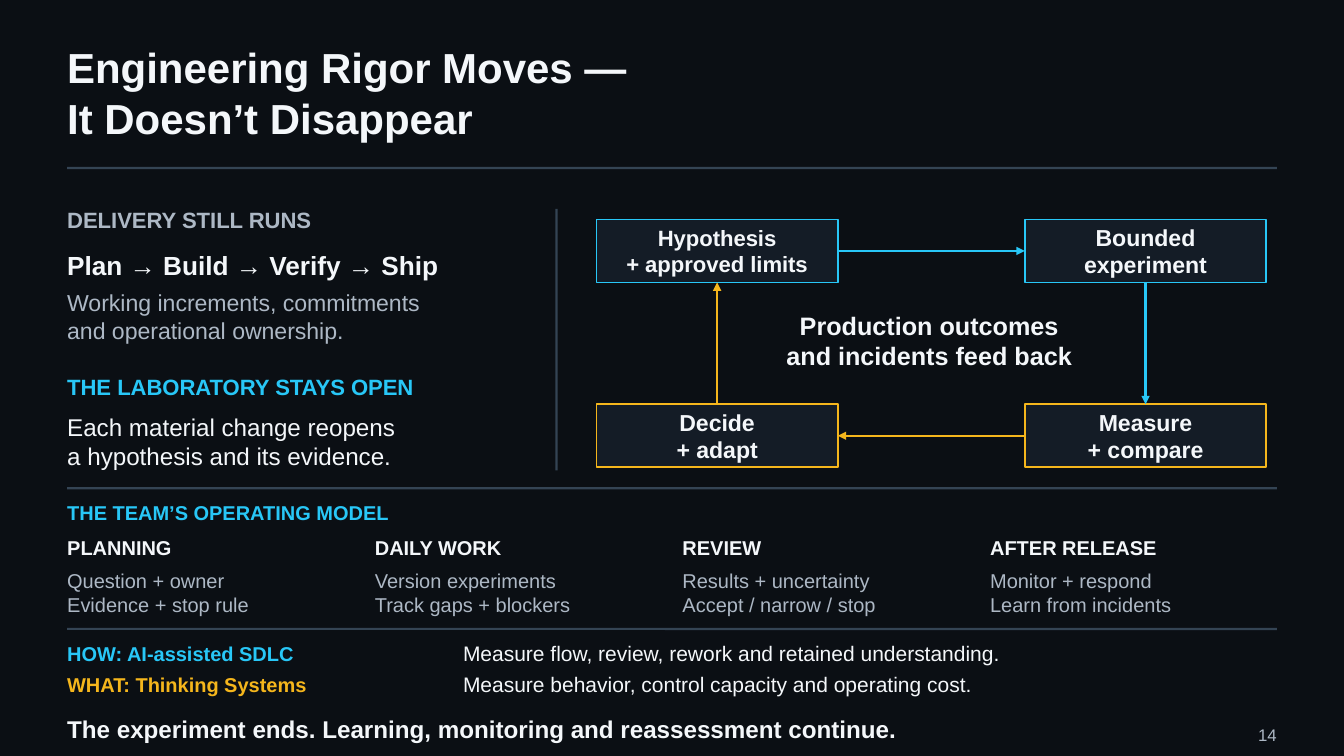
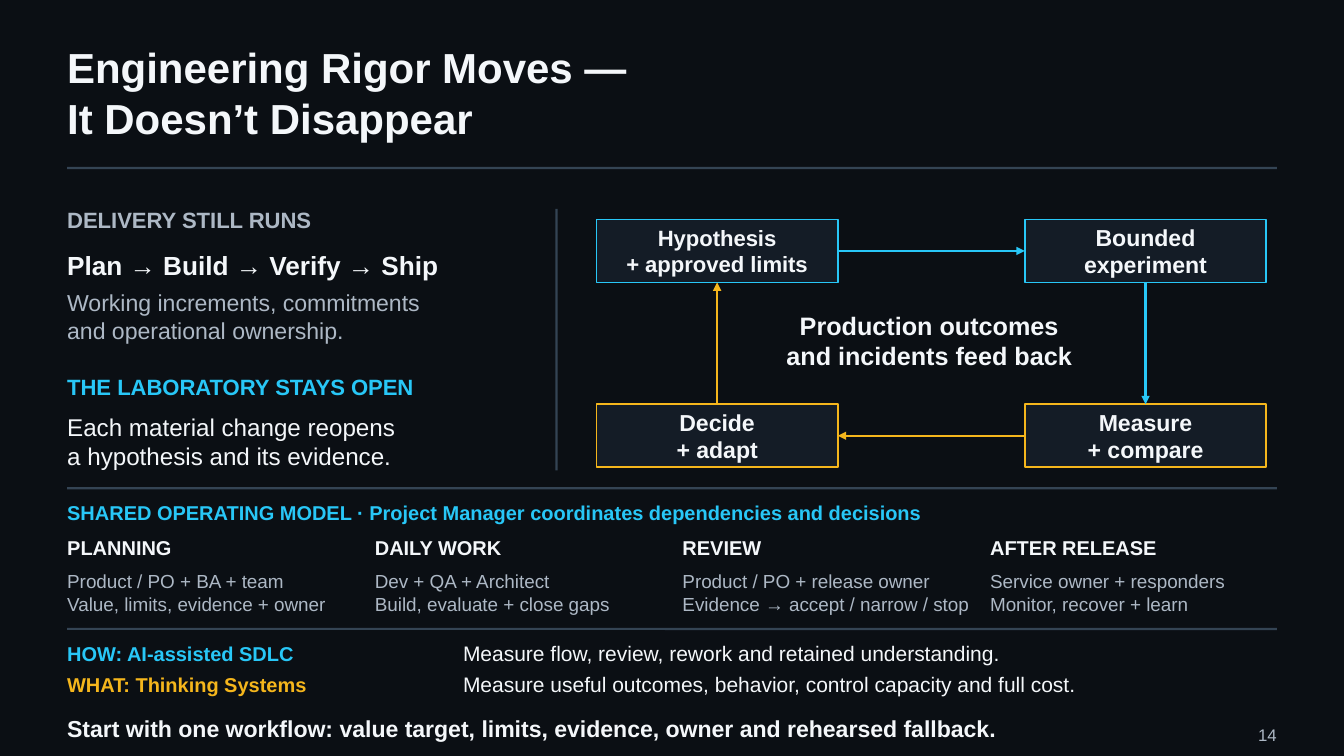
Before and after one commit to UncertaintyArchitectureGroup/uncertainty-architecture, a slide deck: slide 14 of assets/presentations/pmday-2026/ai-changes-both-sides.pptx. Drawn at 1344x756 pixels with LibreOffice and Linux fonts; fonts in the diff are those of the drawing. Boxes give left, top, right and bottom in pixels: in the first picture for what was removed or moved away, otherwise in the second. Text is boxed around its words. In the diff, an @@ line names an element or a change of style, - is before the commit and + after.

Commit message:
Refine PMDay narrative and shared role responsibilities

```diff
--- a/assets/presentations/pmday-2026/ai-changes-both-sides.pptx
+++ b/assets/presentations/pmday-2026/ai-changes-both-sides.pptx
@@ text at (67,505,921,525): text changed @@
-THE TEAM’S OPERATING MODEL
+SHARED OPERATING MODEL · Project Manager coordinates dependencies and decisions
@@ text at (67,574,325,614): text changed; size 14.2 to 13.5 pt @@
-Question + owner
-Evidence + stop rule
+Product / PO + BA + team
+Value, limits, evidence + owner
@@ text at (375,574,610,615): text changed; size 14.2 to 13.5 pt @@
-Version experiments
-Track gaps + blockers
+Dev + QA + Architect
+Build, evaluate + close gaps
@@ text at (682,574,969,615): text changed; size 14.2 to 13.5 pt @@
-Results + uncertainty
-Accept / narrow / stop
+Product / PO + release owner
+Evidence → accept / narrow / stop
@@ text at (990,574,1225,614): text changed; size 14.2 to 13.5 pt @@
-Monitor + respond
-Learn from incidents
+Service owner + responders
+Monitor, recover + learn
@@ text at (463,676,1075,697): text changed @@
-Measure behavior, control capacity and operating cost.
+Measure useful outcomes, behavior, control capacity and full cost.
@@ text at (67,720,996,742): text changed; size 17.2 to 16.5 pt @@
-The experiment ends. Learning, monitoring and reassessment continue.
+Start with one workflow: value target, limits, evidence, owner and rehearsed fallback.
```
Also in this commit, not shown: 6 other slides changed, 8 other files.
